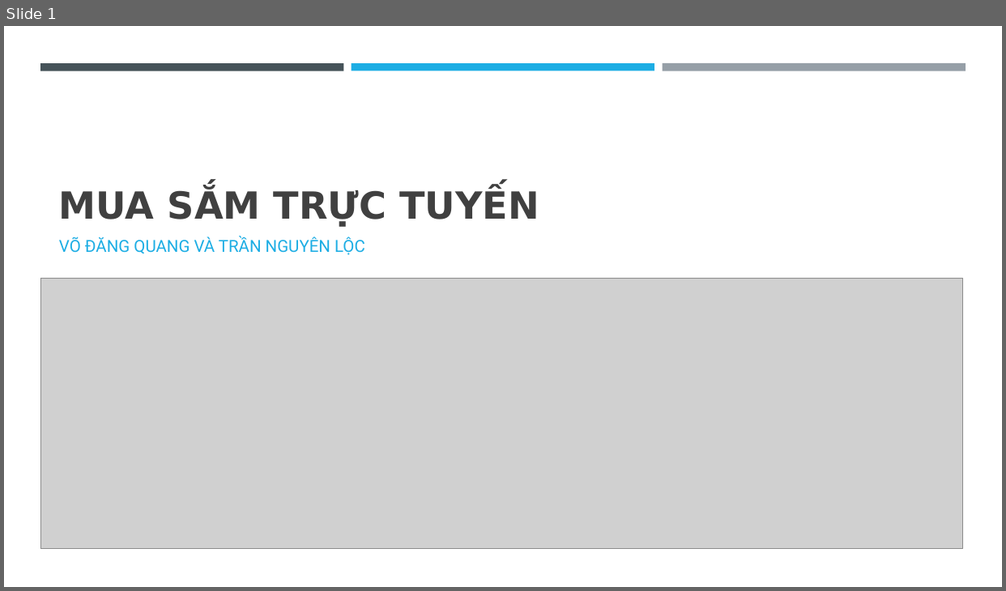
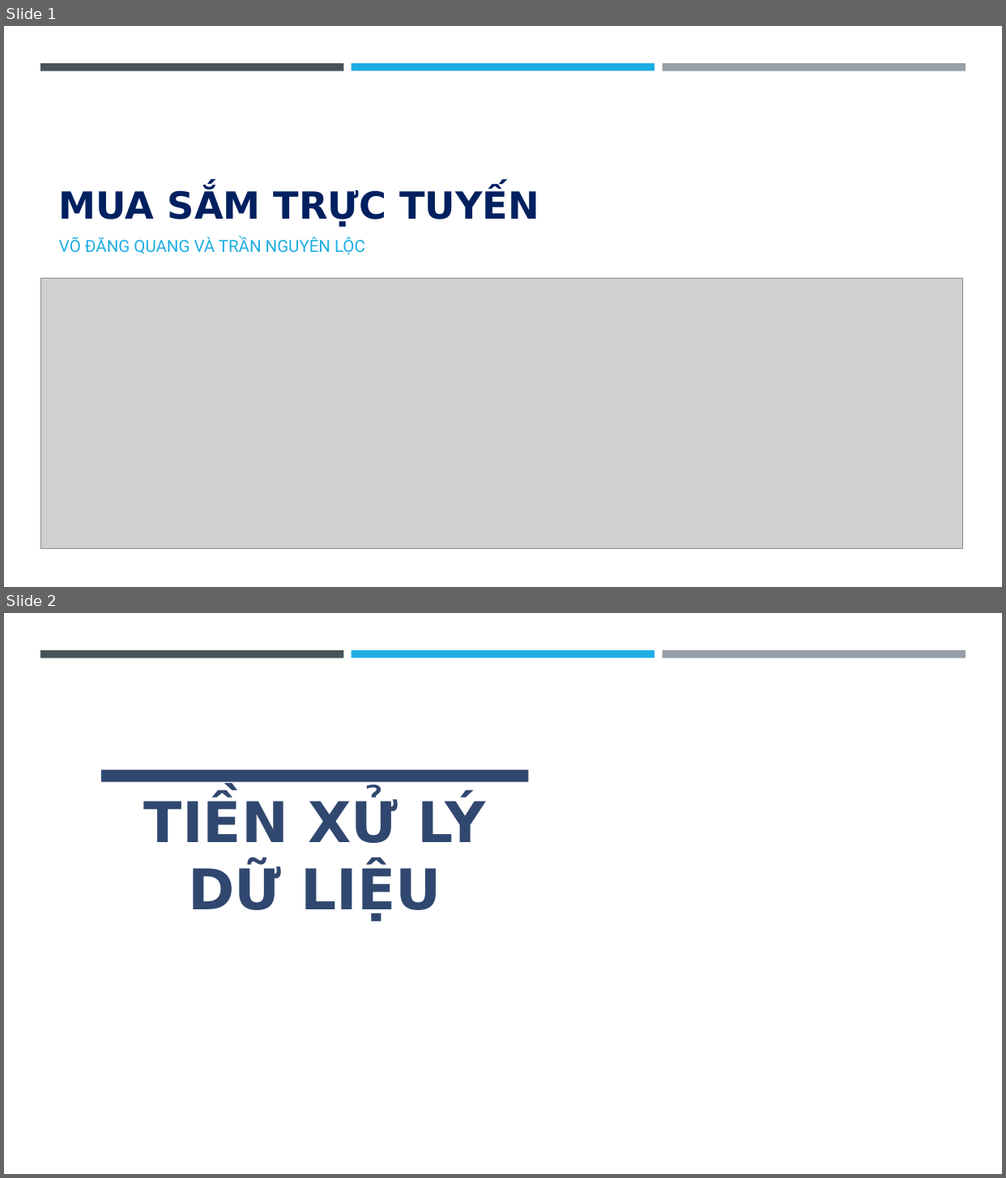
Before and after one commit to EdgarIgnite16/DA-Project, a slide deck: Report/VDQ_TNL_MuaSamTrucTuyen.pptx. Shown one above the other, each under a label of ours: slide 1 before the commit, slides 1 and 2 after it. The pictures are 1006x591 and 1006x1178 pixels, drawn with LibreOffice and Linux fonts; fonts in the diff are those of the drawing; grey boxes stand for pictures; background and template pictures are left out. Boxes give left, top, right and bottom in pixels: in the first picture for what was removed or moved away, otherwise in the second. Text is boxed around its words. In the diff, an @@ line names an element or a change of style, - is before the commit and + after.

```diff
--- a/Report/VDQ_TNL_MuaSamTrucTuyen.pptx
+++ b/Report/VDQ_TNL_MuaSamTrucTuyen.pptx
@@ slide 2 added at [4, 613, 1002, 1174], background picture (left out) @@
@@ rectangle added at [40, 650, 344, 658], fill #465359 @@
@@ rectangle added at [351, 650, 654, 658], fill #1CADE4 @@
@@ rectangle added at [662, 650, 965, 658], fill #969FA7 @@
@@ rectangle added at [101, 770, 529, 782], fill #304770 @@
@@ title added at [144, 797, 486, 922], 54 pt, text #304770, bold @@
+TIỀN XỬ LÝ DỮ LIỆU
@@ slide 1 changed as well @@
@@ title "MUA SẮM TRỰC TUYẾN" at [59, 188, 539, 227]: text colour #404040 to #002060 @@
```
Also in this commit, not shown: 2 other slides changed, 11 other slides added, 2 slides removed, 1 other file.
